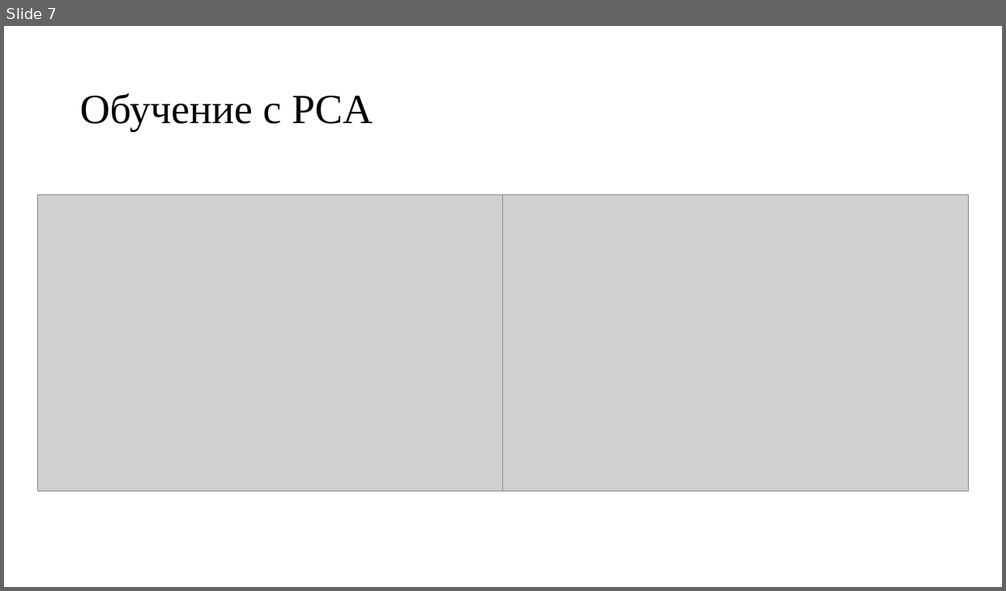
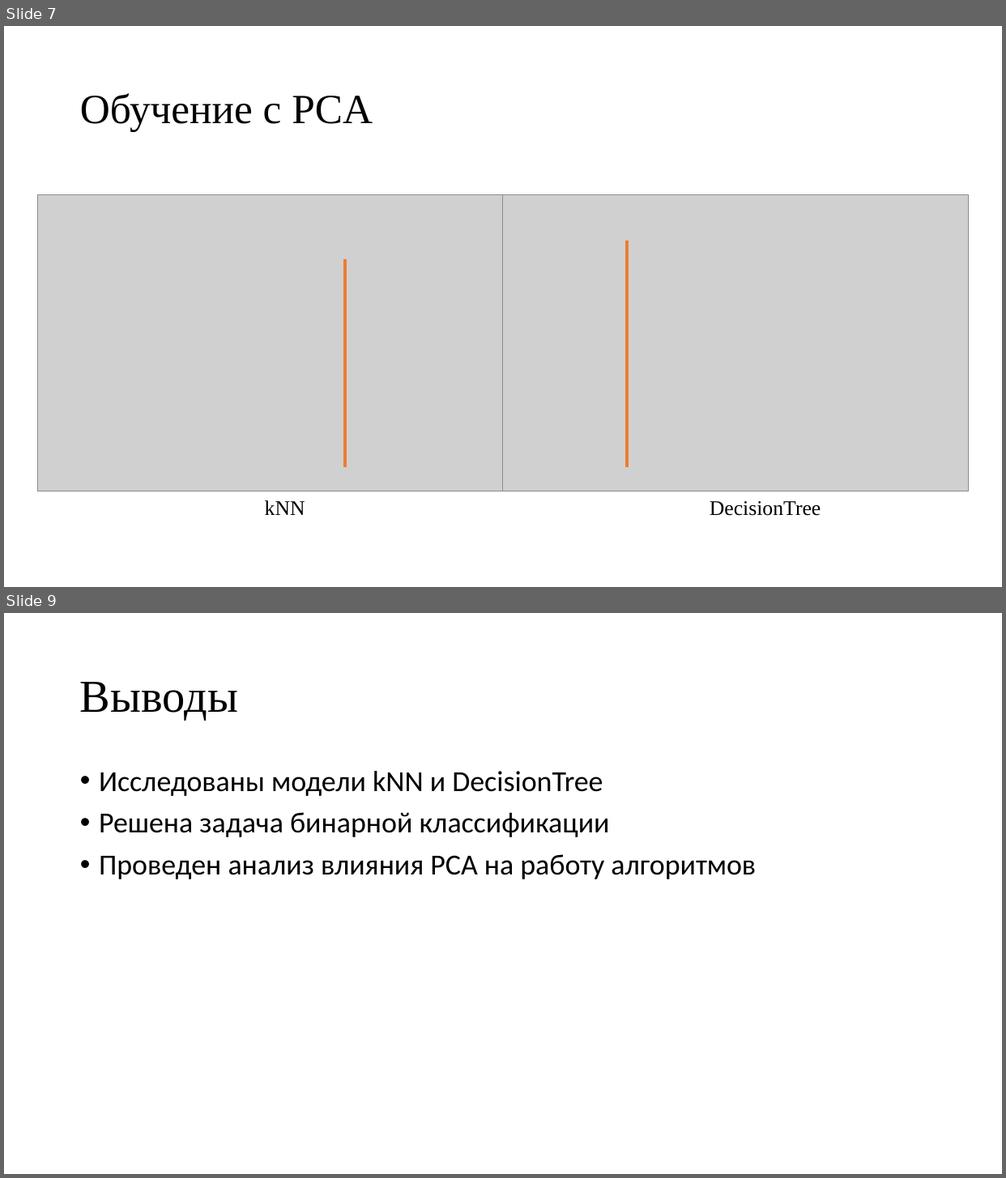
Before and after one commit to serikov1/PythonCode, a slide deck: ML/Complex task/Комплексная задача.pptx. Shown one above the other, each under a label of ours: slide 7 before the commit, slides 7 and 9 after it; the slides between them are not shown. The pictures are 1006x591 and 1006x1178 pixels, drawn with LibreOffice and Linux fonts; fonts in the diff are those of the drawing; grey boxes stand for pictures. Boxes give left, top, right and bottom in pixels: in the first picture for what was removed or moved away, otherwise in the second. Text is boxed around its words. In the diff, an @@ line names an element or a change of style, - is before the commit and + after.

```diff
--- a/ML/Complex task/Комплексная задача.pptx
+++ b/ML/Complex task/Комплексная задача.pptx
@@ slide 9 added at (4, 613, 1002, 1174), background #FFFFFF @@
@@ title added at (80, 682, 238, 721), 44 pt, text #000000 @@
+Выводы
@@ text added at (99, 771, 756, 879), 28 pt, text #000000 @@
+• Исследованы модели kNN и DecisionTree
+• Решена задача бинарной классификации
+• Проведен анализ влияния PCA на работу алгоритмов
@@ slide 7 changed as well @@
@@ line added from (627, 240) to (627, 467), #ED7D31 3 pt @@
@@ line added from (345, 259) to (345, 467), #ED7D31 3 pt @@
@@ text added at (265, 501, 305, 515), 20 pt, text #000000 @@
+kNN
@@ text added at (710, 501, 820, 516), 20 pt, text #000000 @@
+DecisionTree
```
Also in this commit, not shown: 6 other slides changed, 2 other slides added, 22 other files.
